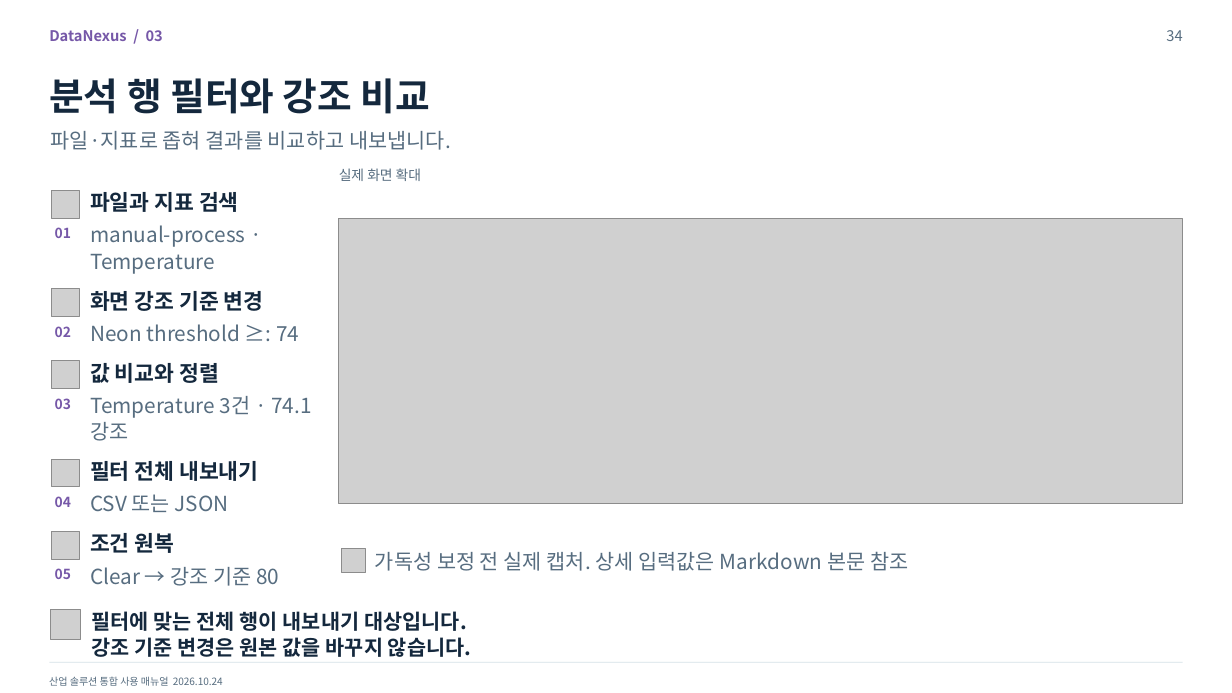
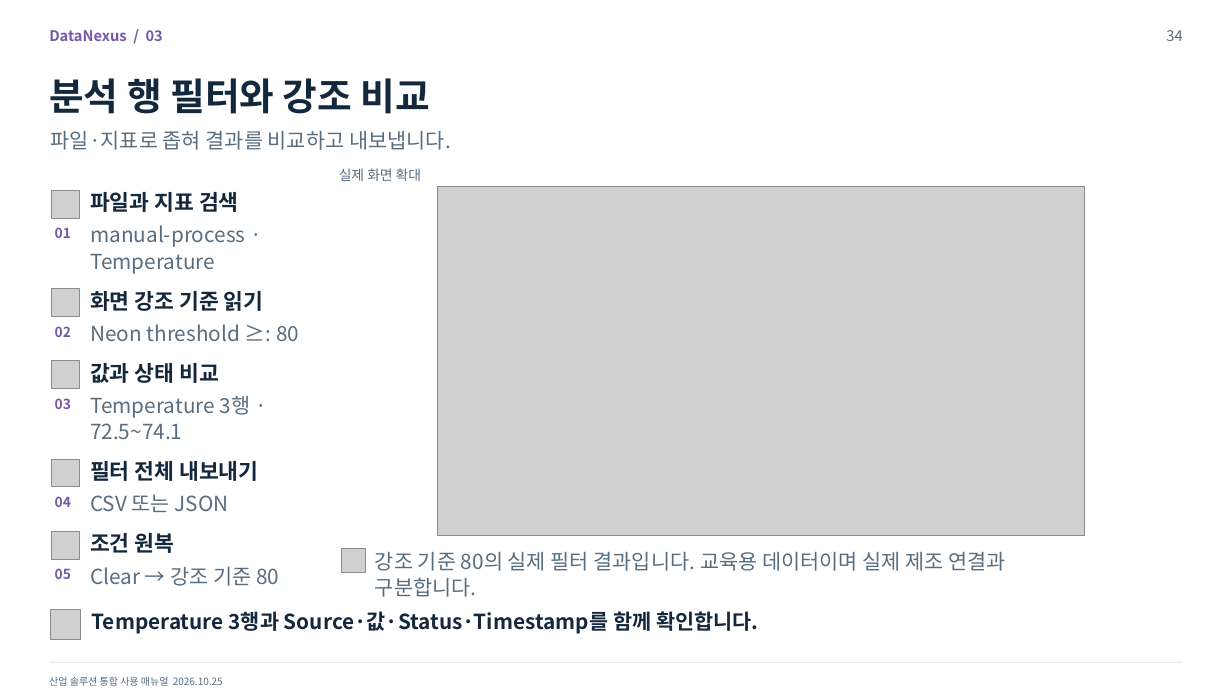
Before and after one commit to dubukimch/dubukimch.github.io, a slide deck: slide 34 of assets/docs/manuals/industrial-solutions-user-manual-2026-10-24.pptx. Drawn at 1232x693 pixels with LibreOffice and Linux fonts; fonts in the diff are those of the drawing; grey boxes stand for pictures. Boxes give left, top, right and bottom in pixels: in the first picture for what was removed or moved away, otherwise in the second. Text is boxed around its words. In the diff, an @@ line names an element or a change of style, - is before the commit and + after.

Commit message:
Add standalone manuals and repair embedded presentation images

```diff
--- a/assets/docs/manuals/industrial-solutions-user-manual-2026-10-24.pptx
+++ b/assets/docs/manuals/industrial-solutions-user-manual-2026-10-24.pptx
@@ picture: place and size @@
-picture at [338, 219, 1182, 503]
+picture at [437, 186, 1084, 536]
@@ text at [90, 291, 264, 311]: text changed @@
-화면 강조 기준 변경
+화면 강조 기준 읽기
@@ text at [90, 324, 299, 341]: text changed @@
-Neon threshold ≥: 74
+Neon threshold ≥: 80
@@ text at [90, 363, 219, 383]: text changed @@
-값 비교와 정렬
+값과 상태 비교
@@ text at [90, 396, 251, 439]: text changed @@
-Temperature 3건 · 74.1
-강조
+Temperature 3행 ·
+72.5~74.1
@@ text at [375, 552, 1005, 597]: text changed @@
-가독성 보정 전 실제 캡처. 상세 입력값은 Markdown 본문 참조
+강조 기준 80의 실제 필터 결과입니다. 교육용 데이터이며 실제 제조 연결과
+구분합니다.
@@ text at [92, 611, 759, 634]: text changed @@
-필터에 맞는 전체 행이 내보내기 대상입니다.
-강조 기준 변경은 원본 값을 바꾸지 않습니다.
+Temperature 3행과 Source·값·Status·Timestamp를 함께 확인합니다.
@@ text at [49, 676, 223, 686]: text changed @@
-산업 솔루션 통합 사용 매뉴얼 2026.10.24
+산업 솔루션 통합 사용 매뉴얼 2026.10.25
```
Also in this commit, not shown: 55 other slides changed, 51 other files.
